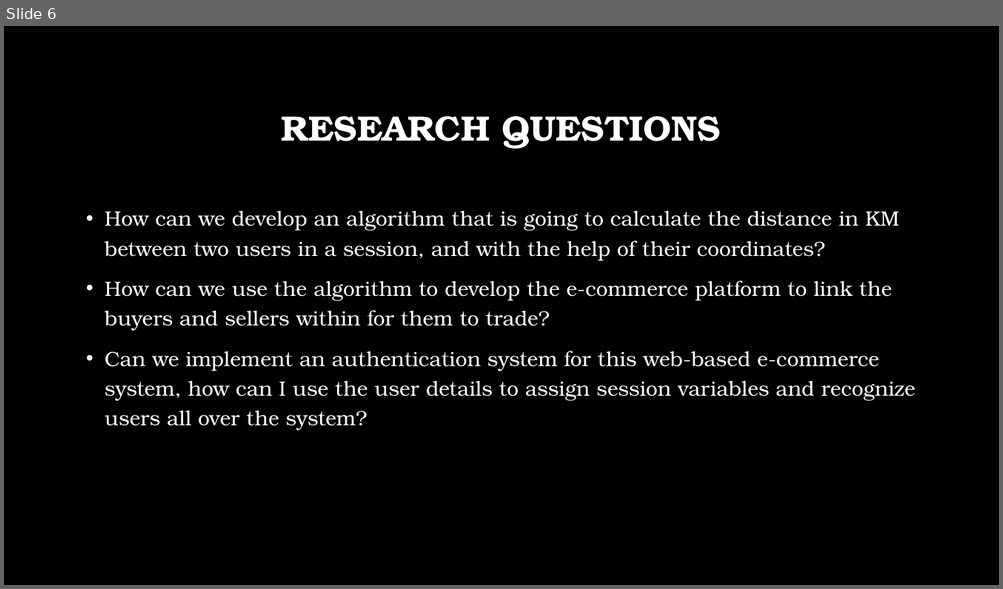
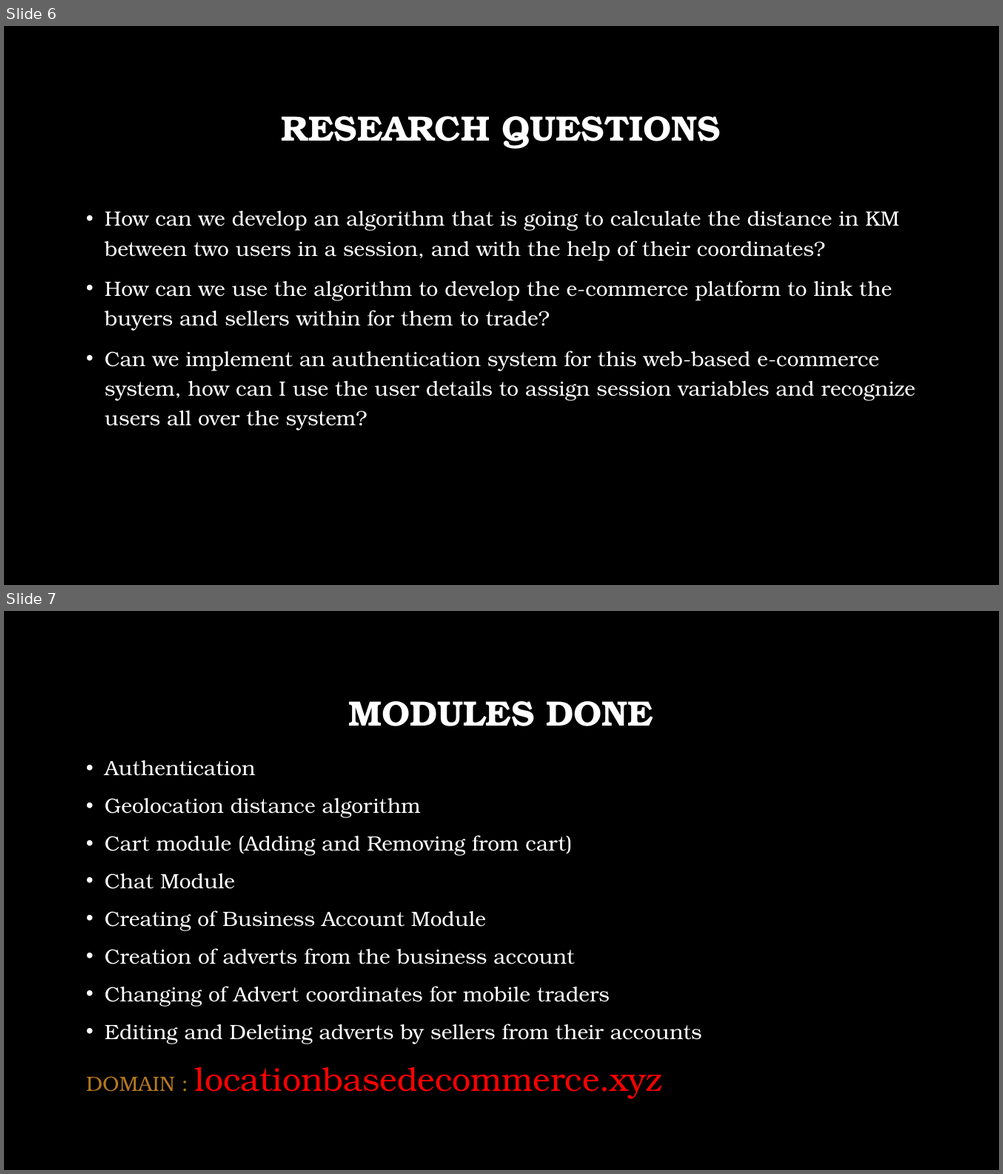
Before and after one commit to Lovestrant/Final-Year-Project, a slide deck: PROJECT DOCUMENTS/Powerpoint Presentation..pptx. Shown one above the other, each under a label of ours: slide 6 before the commit, slides 6 and 7 after it. The pictures are 1003x589 and 1003x1174 pixels, drawn with LibreOffice and Linux fonts; fonts in the diff are those of the drawing; background and template pictures are left out. Boxes give left, top, right and bottom in pixels: in the first picture for what was removed or moved away, otherwise in the second. Text is boxed around its words. In the diff, an @@ line names an element or a change of style, - is before the commit and + after.

```diff
--- a/PROJECT DOCUMENTS/Powerpoint Presentation..pptx
+++ b/PROJECT DOCUMENTS/Powerpoint Presentation..pptx
@@ slide 7 added at [4,611,999,1170], background picture (left out) @@
@@ title added at [349,701,654,726], 34 pt, text #FFFFFF, bold @@
+MODULES DONE
@@ text added at [86,760,702,1099], 20 pt, text #FFFFFF @@
+• Authentication
+• Geolocation distance algorithm
+• Cart module (Adding and Removing from cart)
+• Chat Module
+• Creating of Business Account Module
+• Creation of adverts from the business account
+• Changing of Advert coordinates for mobile traders
+• Editing and Deleting adverts by sellers from their accounts
+DOMAIN : locationbasedecommerce.xyz
```
Also in this commit, not shown: 1 slide changed, 1 other slide added, 2 slides removed, 13 other files.
